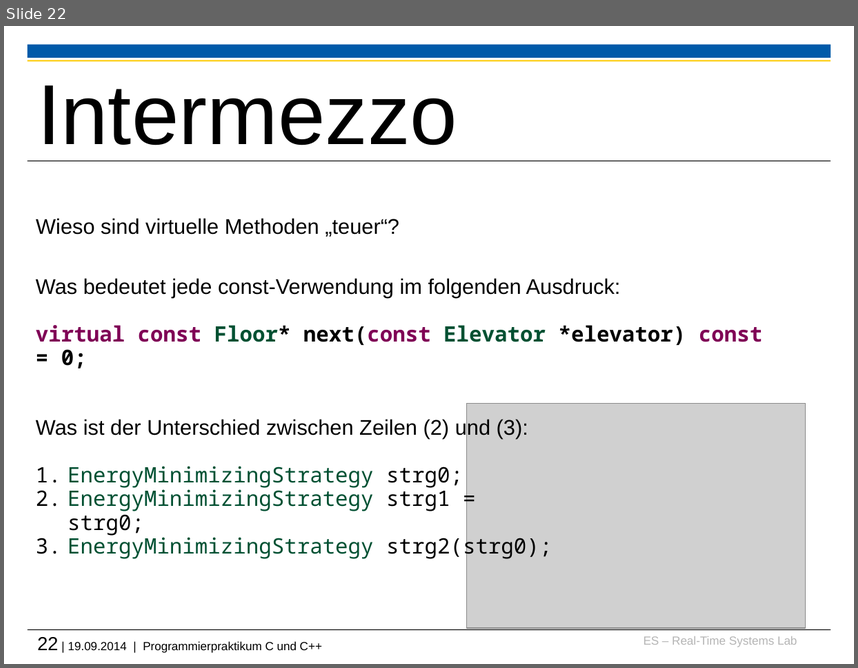
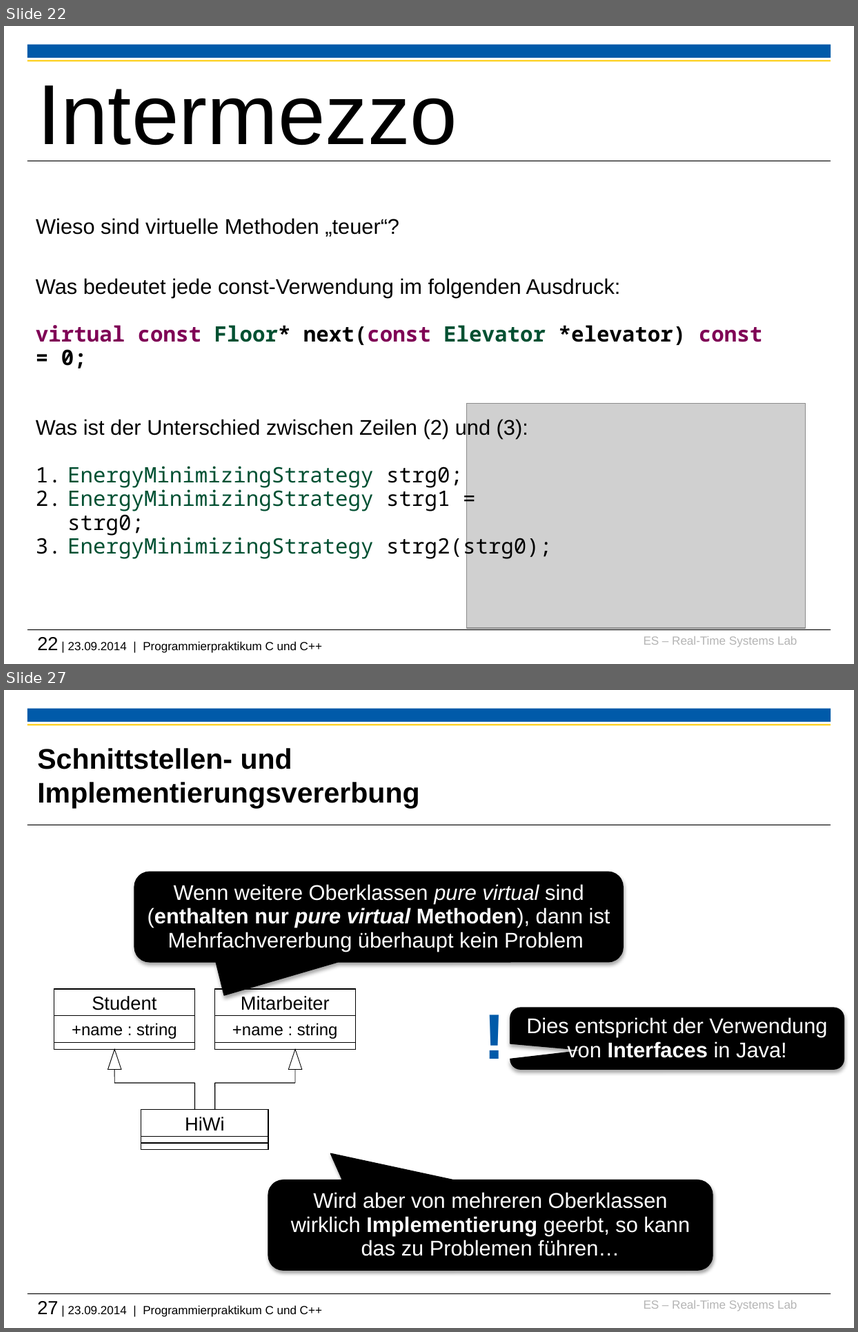
Before and after one commit to h82k/tud-cppp, a slide deck: Vorlesung/3 Vererbung-Polymorphie.pptx. Shown one above the other, each under a label of ours: slide 22 before the commit, slides 22 and 27 after it; the slides between them are not shown. The pictures are 858x668 and 858x1332 pixels, drawn with LibreOffice and Linux fonts; fonts in the diff are those of the drawing; grey boxes stand for pictures; background and template pictures are left out. Boxes give left, top, right and bottom in pixels: in the first picture for what was removed or moved away, otherwise in the second. Text is boxed around its words. In the diff, an @@ line names an element or a change of style, - is before the commit and + after.

```diff
--- a/Vorlesung/3 Vererbung-Polymorphie.pptx
+++ b/Vorlesung/3 Vererbung-Polymorphie.pptx
@@ slide 27 added at (x1=4, y1=690, x2=854, y2=1328), background #FFFFFF; not listed: 6 template elements that a slide beside it also shows @@
@@ title added at (x1=37, y1=748, x2=419, y2=808), 24 pt, text #000000, bold @@
+Schnittstellen- und Implementierungsvererbung
@@ rounded speech box added at (x1=134, y1=872, x2=623, y2=962), fill #000000, outline #000000 0.75 pt, 18 pt, text #FFFFFF @@
+Wenn weitere Oberklassen pure virtual sind (enthalten nur pure virtual Methoden), dann ist Mehrfachvererbung überhaupt kein Problem
@@ rectangle added at (x1=54, y1=988, x2=194, y2=1016), fill #FFFFFF, outline #000000 0.75 pt, 16 pt, text #000000 @@
+Student
@@ rectangle added at (x1=215, y1=988, x2=355, y2=1016), fill #FFFFFF, outline #000000 0.75 pt, 16 pt, text #000000 @@
+Mitarbeiter
@@ text added at (x1=476, y1=998, x2=514, y2=1078), 54 pt, text #005AA9, bold @@
+!
@@ rectangle added at (x1=54, y1=1016, x2=194, y2=1043), fill #FFFFFF, outline #000000 0.75 pt, 14 pt, text #000000 @@
++name : string
@@ rectangle added at (x1=215, y1=1016, x2=355, y2=1043), fill #FFFFFF, outline #000000 0.75 pt, 14 pt, text #000000 @@
++name : string
@@ rounded speech box added at (x1=510, y1=1007, x2=844, y2=1068), fill #000000, outline #000000 0.75 pt, 18 pt, text #FFFFFF @@
+Dies entspricht der Verwendung von Interfaces in Java!
@@ rectangle added at (x1=54, y1=1043, x2=194, y2=1049), fill #FFFFFF, outline #000000 0.75 pt @@
@@ triangle added at (x1=107, y1=1049, x2=121, y2=1069), fill #FFFFFF, outline #000000 0.5 pt @@
@@ rectangle added at (x1=215, y1=1043, x2=355, y2=1049), fill #FFFFFF, outline #000000 0.75 pt @@
@@ triangle added at (x1=289, y1=1049, x2=302, y2=1069), fill #FFFFFF, outline #000000 0.5 pt @@
@@ line added from (114, 1069) to (114, 1083), #000000 0.5 pt @@
@@ line added from (114, 1083) to (194, 1083), #000000 0.75 pt @@
@@ line added from (194, 1083) to (194, 1109), #000000 0.75 pt @@
@@ line added from (215, 1083) to (296, 1083), #000000 0.75 pt @@
@@ line added from (215, 1083) to (215, 1109), #000000 0.75 pt @@
@@ line added from (296, 1069) to (296, 1083), #000000 0.5 pt @@
@@ rectangle added at (x1=141, y1=1109, x2=268, y2=1136), fill #FFFFFF, outline #000000 0.75 pt, 16 pt, text #000000 @@
+HiWi
@@ rectangle added at (x1=141, y1=1136, x2=268, y2=1143), fill #FFFFFF, outline #000000 0.75 pt @@
@@ rectangle added at (x1=141, y1=1143, x2=268, y2=1150), fill #FFFFFF, outline #000000 0.75 pt @@
@@ rounded speech box added at (x1=268, y1=1180, x2=713, y2=1270), fill #000000, outline #000000 0.75 pt, 18 pt, text #FFFFFF @@
+Wird aber von mehreren Oberklassen wirklich Implementierung geerbt, so kann das zu Problemen führen…
@@ text at (x1=37, y1=637, x2=322, y2=653): text changed @@
-22 | 19.09.2014 | Programmierpraktikum C und C++
+22 | 23.09.2014 | Programmierpraktikum C und C++
```
Also in this commit, not shown: 6 slides changed, 10 other slides added, 5 other files.
